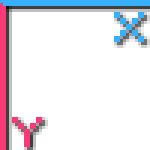
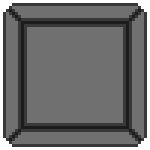
Before/after of a w=150, h=150 layered artwork. What changed in the layer stack:
added group "solid" with 5 layers above "guide" over [3, 3, 150, 150]
added layer "Layer 13" (overlay) in group "solid" over [135, 135, 147, 147]
added group "texture" with 3 layers in group "solid" over [3, 3, 147, 147]
added layer "Layer 9" (50%) in group "texture" over [3, 3, 147, 147]
added layer "Layer 12" (75%) in group "texture" over [9, 9, 141, 141]
added layer "Layer 10" in group "texture" over [3, 3, 147, 147]
renamed "Group 1" to "guide", hid the group it (2 layers) over [0, 0, 150, 150]
